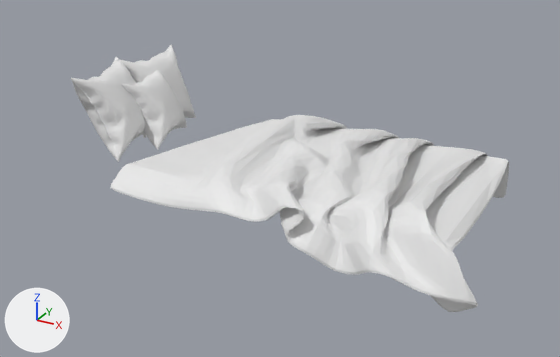
The glTF model assets/rbxmodels/5817139151/model.glb, before and after one commit.
Rendered twice from a 50 mm camera at (3.41, -6.46, 3.66) aimed at (-0.07, -0.15, 0.5). Lighting does not change. The marker at lower left points along +X, +Y and +Z. The picture after the commit comes second.

Names of what the first picture shows: 'mat~Sand~5b5d69', 'mat~Sand~9fa1ac', 'mat~Sand~cacbd1'.
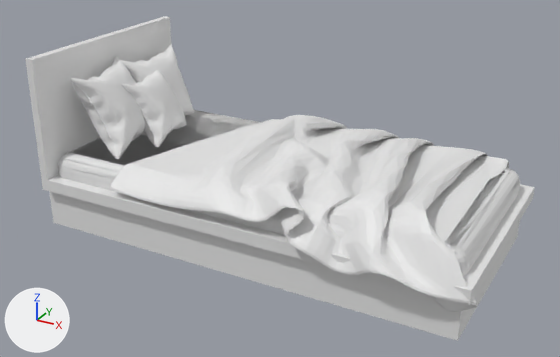
The newer file is also turned or shifted as a whole; pictures and numbers use the older file's frame.

Where the change shows, as pixel boxes [x1, y1, x2, y2] in the pictures (560 x 357 px):
'mat~Wood~e7e7ec', added: after [25, 16, 535, 341]
'mat~Plastic~c7d4e4', added: after [59, 110, 520, 276]

What changed in the scene script:
```text
Add me_mat_wood_e7e7ec:
    me_mat_wood_e7e7ec.from_pydata(...)  # 41 vertices, 78 faces; spans x -2.3..2.25, y -1.16..1.09, z 0.0..1.83
Add me_mat_plastic_c7d4e4:
    me_mat_plastic_c7d4e4.from_pydata(...)  # 1771 vertices, 3827 faces; spans x -2.23..2.15, y -1.05..0.99, z 0.06..0.79
Add ob_mat_wood_e7e7ec:
    ob_mat_wood_e7e7ec = bpy.data.objects.new('mat~Wood~e7e7ec', me_mat_wood_e7e7ec)
    ob_mat_wood_e7e7ec.location = (-0.049, 0.0, -0.141)
Add ob_mat_plastic_c7d4e4:
    ob_mat_plastic_c7d4e4 = bpy.data.objects.new('mat~Plastic~c7d4e4', me_mat_plastic_c7d4e4)
    ob_mat_plastic_c7d4e4.location = (-0.049, 0.0, -0.141)
```
